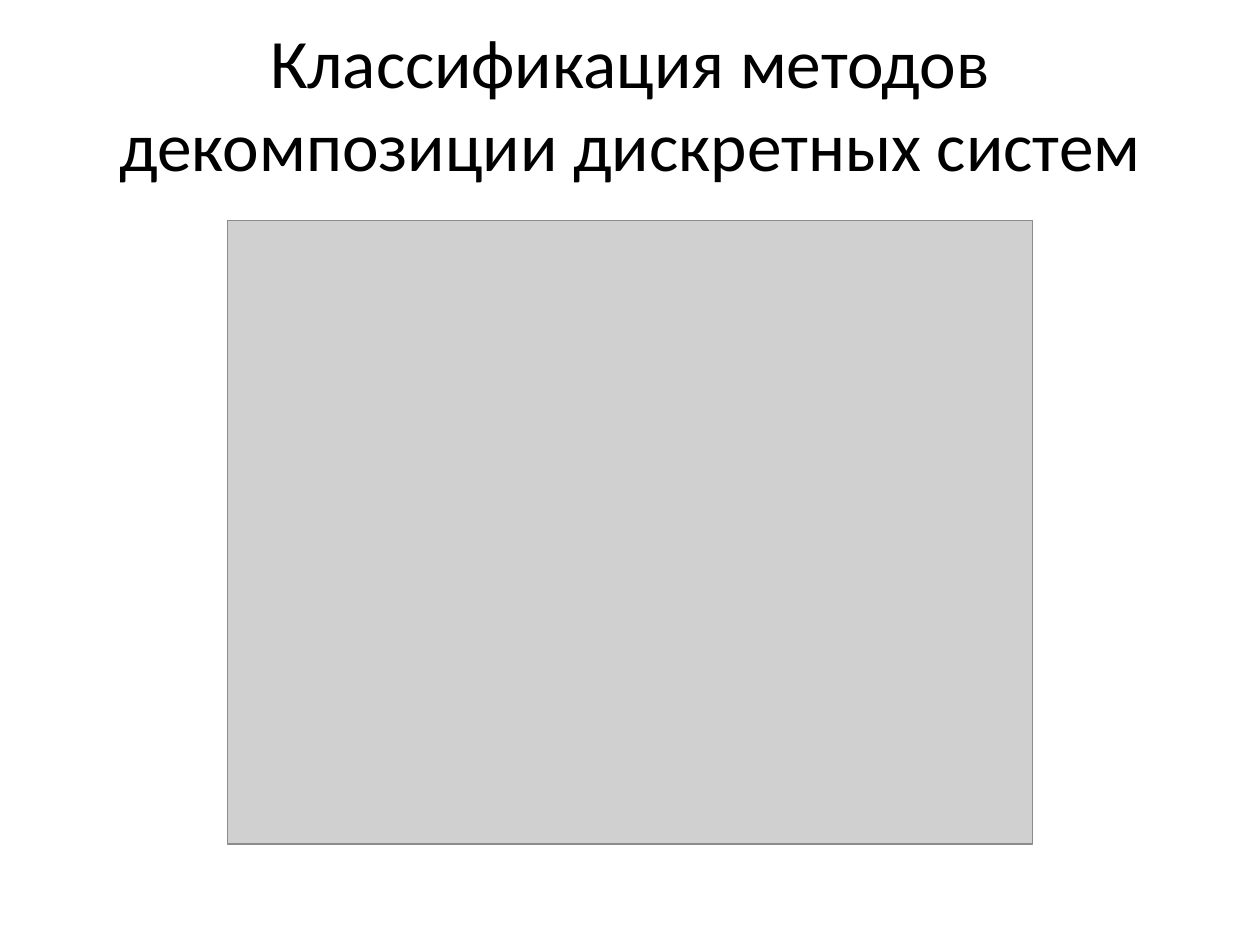
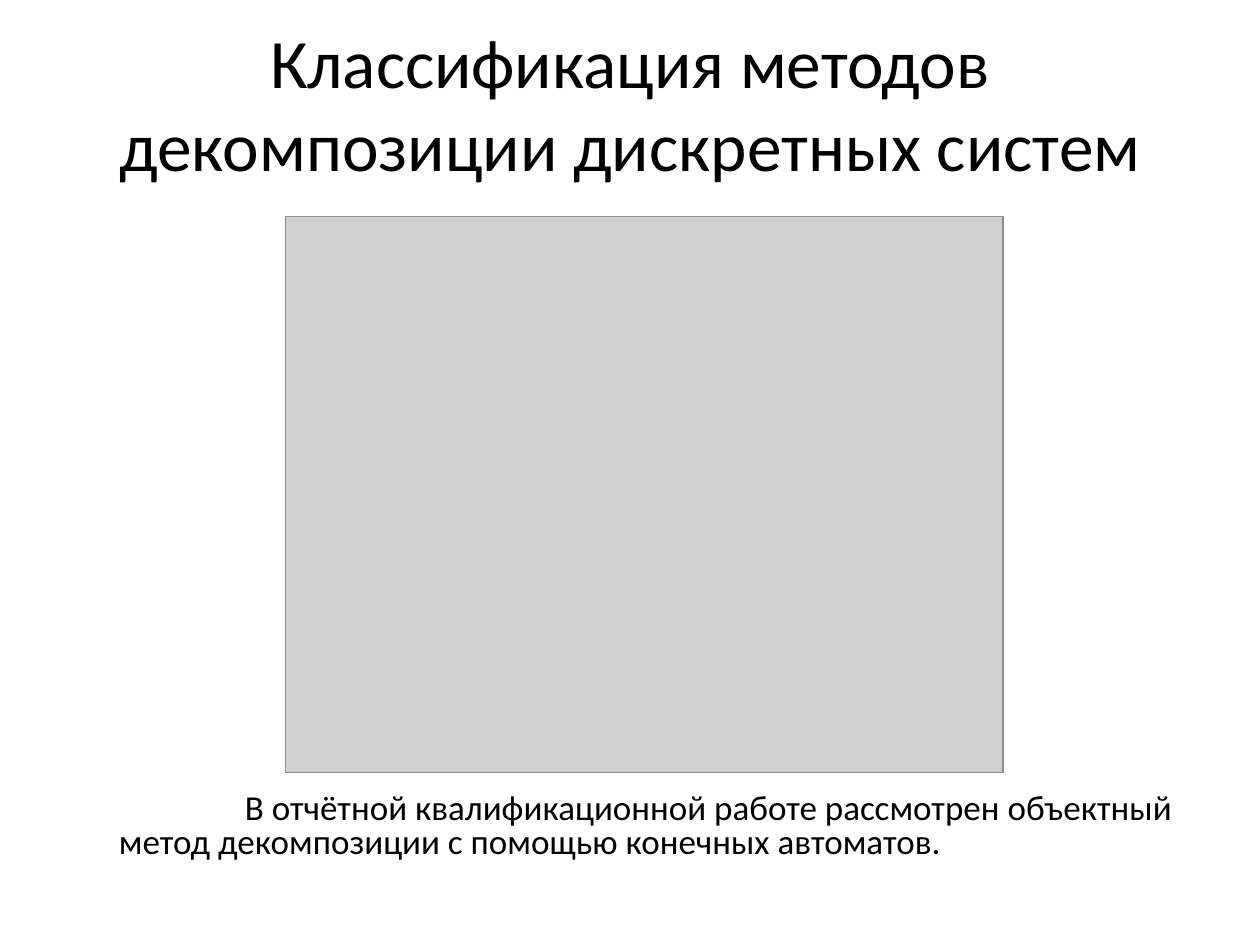
Before and after one commit to erad888/fsm-decompose, a slide deck: slide 6 of Презентация.pptx. Drawn at 1260x945 pixels with LibreOffice and Linux fonts; fonts in the diff are those of the drawing; grey boxes stand for pictures. Boxes give left, top, right and bottom in pixels: in the first picture for what was removed or moved away, otherwise in the second. Text is boxed around its words. In the diff, an @@ line names an element or a change of style, - is before the commit and + after.

```diff
--- a/Презентация.pptx
+++ b/Презентация.pptx
@@ picture: place and size @@
-picture at bbox=[227, 220, 1032, 844]
+picture at bbox=[286, 217, 1004, 772]
@@ text added at bbox=[119, 796, 1172, 860], 20 pt, text #000000 @@
+В отчётной квалификационной работе рассмотрен объектный метод декомпозиции с помощью конечных автоматов.
```
Also in this commit, not shown: 2 other slides changed, 1 slide added, 1 slide removed.
